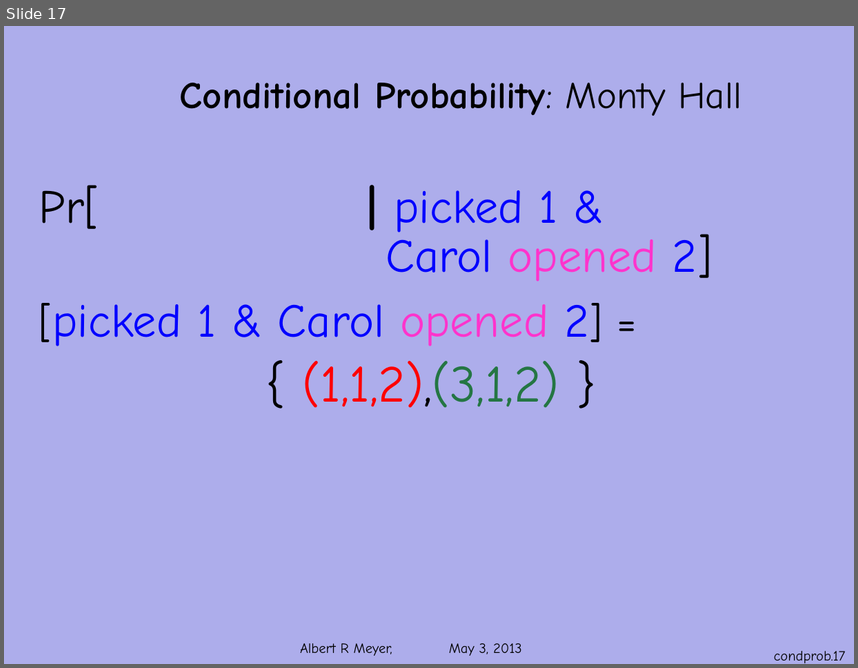
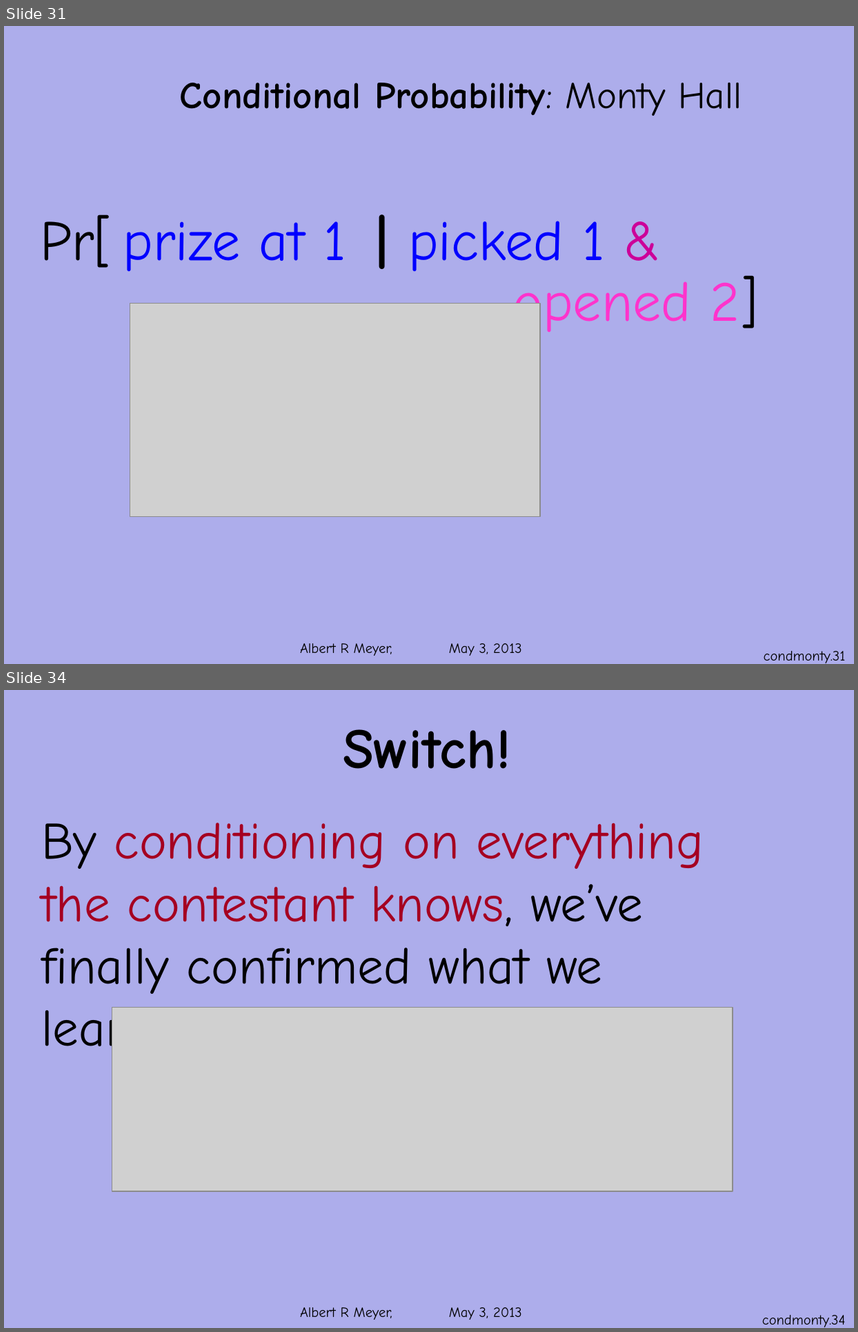
Before and after one commit to armeyer/mcs_web, a slide deck: spring13/slides13/conditional-monty.pptx. Shown one above the other, each under a label of ours: slide 17 before the commit, slides 31 and 34 after it; the slides between them are not shown. The pictures are 858x668 and 858x1332 pixels, drawn with LibreOffice and Linux fonts; fonts in the diff are those of the drawing; grey boxes stand for pictures; background and template pictures are left out. Boxes give left, top, right and bottom in pixels: in the first picture for what was removed or moved away, otherwise in the second. Text is boxed around its words. In the diff, an @@ line names an element or a change of style, - is before the commit and + after.

```diff
--- a/spring13/slides13/conditional-monty.pptx
+++ b/spring13/slides13/conditional-monty.pptx
@@ slide 34 added at (x1=4, y1=690, x2=854, y2=1328), background #ADADEB; not listed: 1 template element that a slide beside it also shows @@
@@ title added at (x1=343, y1=729, x2=511, y2=769), 48 pt, text #000000, bold @@
+Switch!
@@ text added at (x1=41, y1=822, x2=704, y2=1062), 44 pt, text #000000 @@
+By conditioning on everything
+the contestant knows, we’ve
+finally confirmed what we
+learned earlier:
@@ picture added at (x1=112, y1=1007, x2=733, y2=1191) @@
@@ page number added at (x1=762, y1=1314, x2=846, y2=1327), 12 pt, text #000000 @@
+condmonty.34
@@ what was slide 17 is now slide 31 @@
@@ slide 31 changed as well @@
@@ text at (x1=40, y1=214, x2=758, y2=339): text changed; size 40 to 48 pt @@
-Pr[ | picked 1 &
-Carol opened 2]
-[picked 1 & Carol opened 2] =
-{ (1,1,2),(3,1,2) }
+Pr[ prize at 1 | picked 1 &
+opened 2]
@@ picture added at (x1=130, y1=303, x2=540, y2=517) @@
@@ page number at (x1=764, y1=650, x2=846, y2=663): text changed @@
-condprob.17
+condmonty.31
```
Also in this commit, not shown: 15 other slides changed, 17 other slides added, 1 slide removed, 2 other files.
